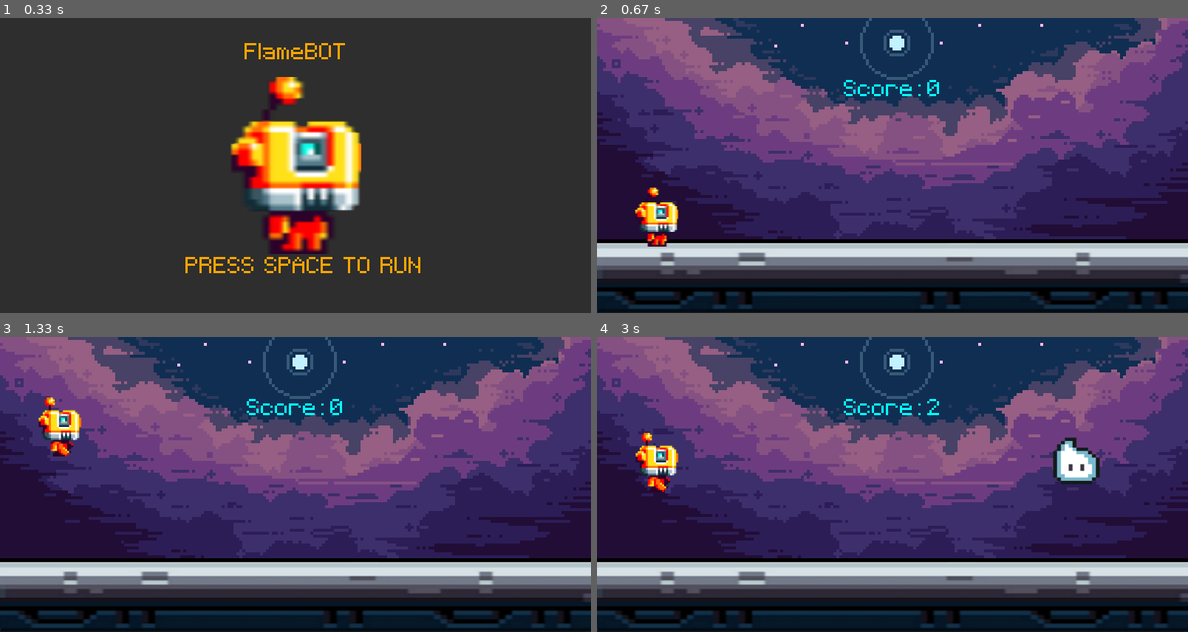
Above: before the commit, frames 1-4 (two rows, left to right).
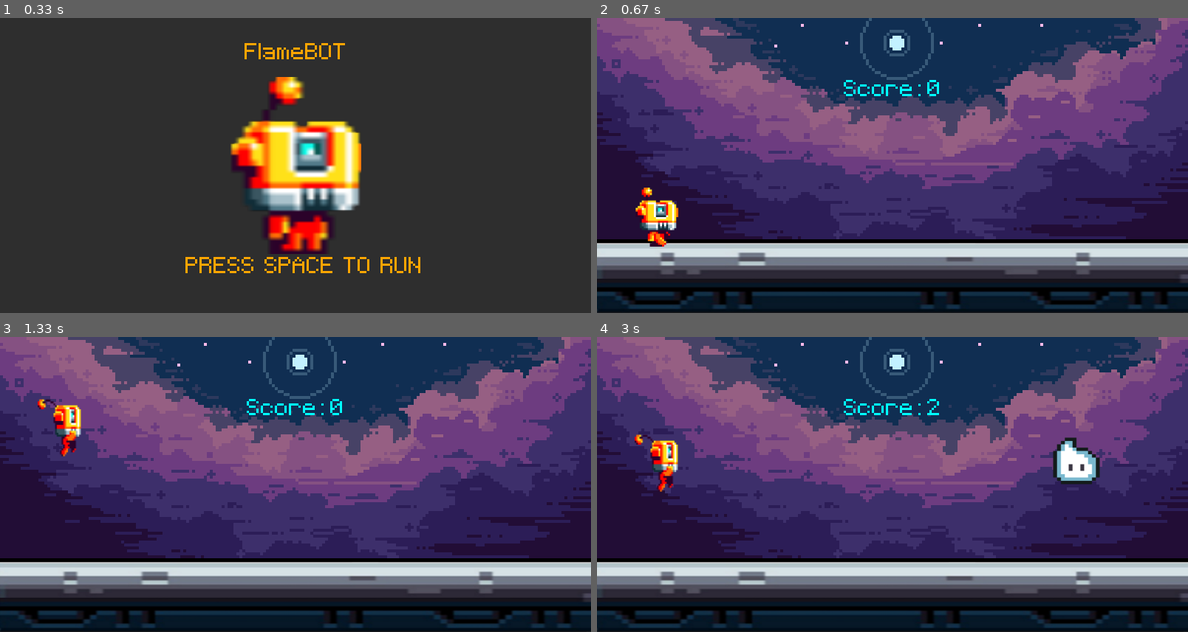
Above: after the commit, the same moments.

Repository: Hpollard003/FlameBot
Game: pygame game, started from pygame/main.py
The game is run twice, just before and just after one commit, with the same random seed, the same clock (stepped at 60 frames per second) and the same inputs.
Inputs (mouse positions are in pixels of both pictures, inside the frame that each line leads up to):
- Up to frame 1 (0.33 s): no input
- Up to frame 2 (0.67 s): tap Space at 0.33 s
- Up to frame 3 (1.33 s): click (59, 537) at 0.72 s
- Up to frame 4 (3 s): click (656, 537) at 1.55 s; tap Space at 2.33 s

Frame 1 is identical in both runs. In frame 2, 0.7% of the frame differs, in the area x 6-14%, y 57-78%; in frame 3, 1.0%, in the area x 6-14%, y 20-41%; in frame 4, 1.0%.

Commit message:
Update jump animation

Diff:
--- a/pygame/main.py
+++ b/pygame/main.py
@@ -50,17 +50,17 @@
 ground_surface = pygame.image.load('graphics/ground.png').convert()
 
 # Enemy1 attributes
-enemy_surf = pygame.image.load('graphics/enemy/enemy1.png').convert_alpha()
+enemy_surf = pygame.image.load('graphics/enemy/Red/red1.png').convert_alpha()
 # Enemy2 attributes
-flying_enemy_surf = pygame.image.load('graphics/enemy/enemy2.png').convert_alpha()
+flying_enemy_surf = pygame.image.load('graphics/enemy/Blue/blue1.png').convert_alpha()
 
 
 obstacle_rect_list = []
 
 # Player attributes
-player_idle = pygame.image.load('graphics/player/player.png')
+player_idle = pygame.image.load('graphics/player/walk.png')
 player_idle_rect = player_idle.get_rect(midbottom = (80, 310))
-player_surf = pygame.image.load('graphics/Player/Robot_Walk1_v1.png').convert_alpha()
+player_surf = pygame.image.load('graphics/Player/jump.png').convert_alpha()
 player_rect = player_surf.get_rect(midbottom = (80,310))
 player_gravity = 0
 
@@ -141,6 +141,9 @@
     else:
         screen.fill('gray18')
         screen.blit(player_stand, player_stand_rect)
+        obstacle_rect_list.clear()
+        player_rect.midbottom = (80 , 310)
+        player_gravity = 0
 
         score_message = pixel_font.render(f'Your Score: {score}' , False, 'orange')
         score_message_rect = score_message.get_rect(center = (400,340))
Binary file added: pygame/graphics/Player/jump.png
Binary file removed: pygame/graphics/Player/player_stand.gif
Renamed: pygame/graphics/Player/Robot_Walk1_v1.png -> pygame/graphics/Player/walk.png
Binary file added: pygame/graphics/Player/walk2.png
Renamed: pygame/graphics/enemy/enemy2.png -> pygame/graphics/enemy/Blue/blue1.png
Binary file added: pygame/graphics/enemy/Blue/blue2.png
Binary file added: pygame/graphics/enemy/Blue/blue3.png
Binary file added: pygame/graphics/enemy/Blue/blue4.png
Renamed: pygame/graphics/enemy/enemy1.png -> pygame/graphics/enemy/Red/red1.png
Binary file added: pygame/graphics/enemy/Red/red2.png
Binary file added: pygame/graphics/enemy/Red/red3.png
Binary file added: pygame/graphics/enemy/Red/red4.png
